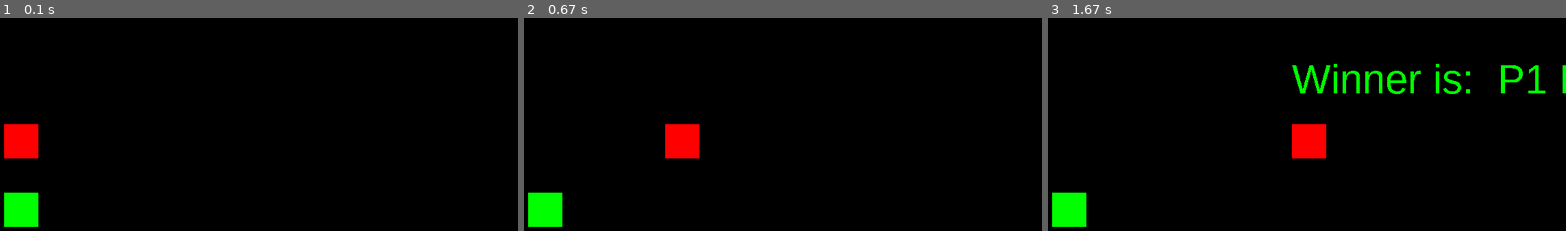
Above: before the commit, frames 1-3 (left to right).
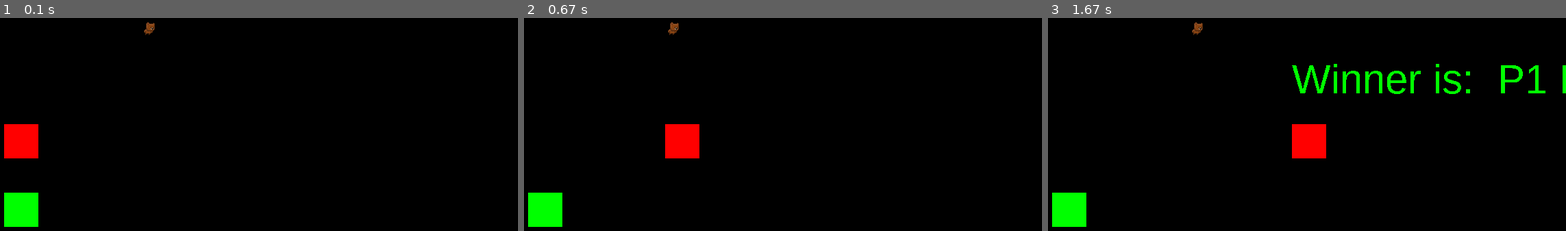
Above: after the commit, the same moments.

Repository: roryjmaher/PyGame-Learning
Game: pygame game, started from test.py
The game is run twice, just before and just after one commit, with the same random seed, the same clock (stepped at 60 frames per second) and the same inputs.
Inputs:
- Up to frame 1 (0.1 s): no input
- Up to frame 2 (0.67 s): hold Right from 0.33 s (still down)
- Up to frame 3 (1.67 s): release Right at 0.8 s; hold Right 0.83-1.3 s

The runs differ from the first frame. In frame 1, less than 0.1% of the frame differs, in the area x 27-30%, y 1-9%; in frame 2, less than 0.1%; in frame 3, less than 0.1%.

Commit message:
Added assets

Diff:
--- a/test.py
+++ b/test.py
@@ -1,7 +1,8 @@
 import sys, pygame
-import platform
-print (platform.python_version())
+
 screen = pygame.display.set_mode((800,600))
+
+p1Image = pygame.image.load('./Assets/Images/Brown Bear/Brown Bear Frames/Brown Bear_1.png')
 
 p1Rect = pygame.Rect((50, 400, 50,50))
 p2Rect = pygame.Rect((50, 500, 50,50))
@@ -54,7 +55,8 @@
             textsurface = myfont.render(winningtext, False, (0, 255, 0))
             screen.blit(textsurface,(400,300))
 
+
             game_in_progress = False
-
+        screen.blit(p1Image, (250, 250))
         pygame.display.flip()
     clock.tick(60)
Binary file added: Assets/Images/Brown Bear/Brown Bear Frames/Brown Bear_1.png
Binary file added: Assets/Images/Brown Bear/Brown Bear Frames/Brown Bear_10.png
Binary file added: Assets/Images/Brown Bear/Brown Bear Frames/Brown Bear_11.png
Binary file added: Assets/Images/Brown Bear/Brown Bear Frames/Brown Bear_12.png
Binary file added: Assets/Images/Brown Bear/Brown Bear Frames/Brown Bear_13.png
Binary file added: Assets/Images/Brown Bear/Brown Bear Frames/Brown Bear_14.png
Binary file added: Assets/Images/Brown Bear/Brown Bear Frames/Brown Bear_15.png
Binary file added: Assets/Images/Brown Bear/Brown Bear Frames/Brown Bear_16.png
Binary file added: Assets/Images/Brown Bear/Brown Bear Frames/Brown Bear_17.png
Binary file added: Assets/Images/Brown Bear/Brown Bear Frames/Brown Bear_18.png
Binary file added: Assets/Images/Brown Bear/Brown Bear Frames/Brown Bear_19.png
Binary file added: Assets/Images/Brown Bear/Brown Bear Frames/Brown Bear_2.png
(and 478 more such lines)
